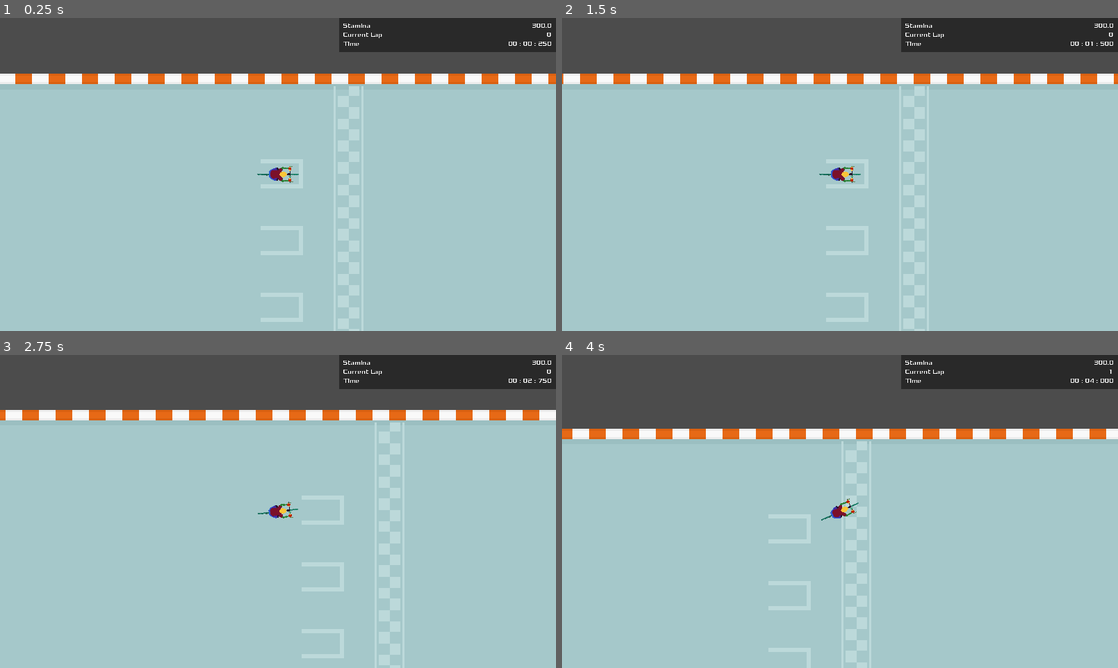
Above: before the commit, frames 1-4 (two rows, left to right).
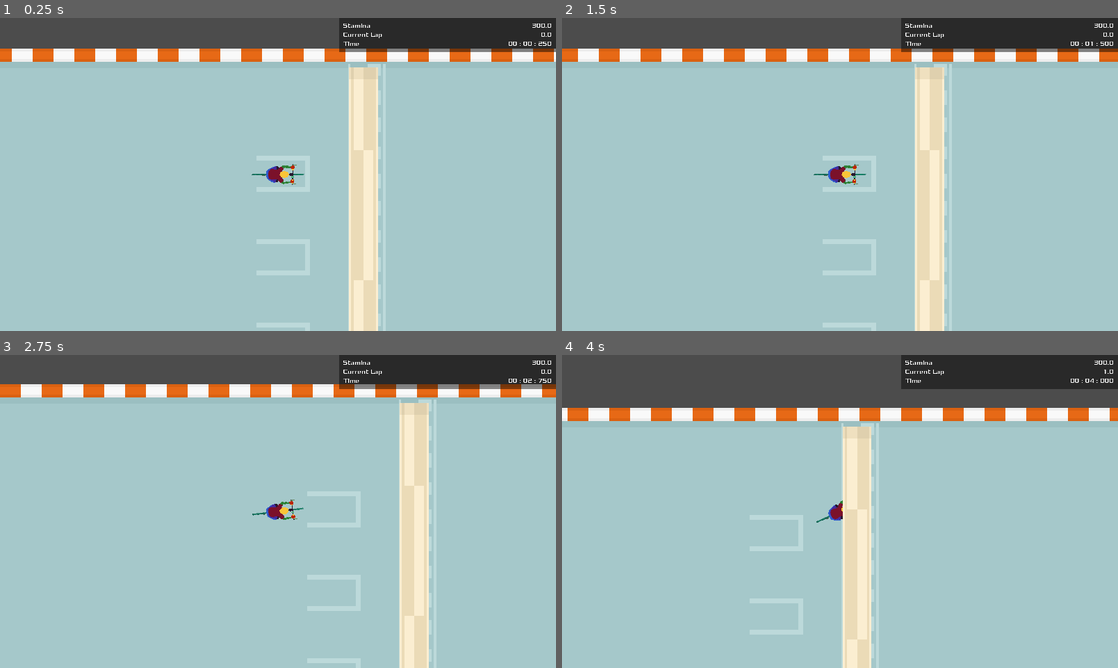
Above: after the commit, the same moments.

Repository: ivangoncharuk/Tour-de-Towson
Game: Godot game, scene res://Levels/Level.tscn
The game is run twice, just before and just after one commit, with the same random seed, the same clock (stepped at 60 frames per second) and the same inputs.
Inputs:
- Up to frame 1 (0.25 s): no input
- Up to frame 2 (1.5 s): tap Enter at 0.5 s; hold D (steer_right) 0.53-1.28 s; tap Space at 1.25 s; hold S (brake) from 1.28 s (still down)
- Up to frame 3 (2.75 s): release S (brake) at 2.03 s; hold D (steer_right) from 2.03 s (still down)
- Up to frame 4 (4 s): release D (steer_right) at 2.78 s; hold W (accelerate) 2.78-3.53 s; hold A (steer_left) from 3.53 s (still down)

The runs differ from the first frame. In frame 1, 16% of the frame differs, in the area x 0-100%, y 4-100%; in frame 2, 16%; in frame 3, 16%; in frame 4, 14%.

Commit message:
Moved player timer string logic to PlayerHUD

Diff:
--- a/Checkpoint/Checkpoint.tscn
+++ b/Checkpoint/Checkpoint.tscn
@@ -1,10 +1,10 @@
 [gd_scene load_steps=4 format=2]
 
 [ext_resource path="res://Checkpoint/Checkpoint.gd" type="Script" id=1]
-[ext_resource path="res://Assets/sprites/kenny_racetrack_tiles.png" type="Texture" id=2]
+[ext_resource path="res://Assets/sprites/tilesets/kenny_racetrack_tiles.png" type="Texture" id=2]
 
 [sub_resource type="RectangleShape2D" id=1]
-extents = Vector2( 64, 29 )
+extents = Vector2( 32, 32 )
 
 [node name="Checkpoint" type="Area2D"]
 script = ExtResource( 1 )
@@ -12,10 +12,9 @@
 [node name="Sprite" type="Sprite" parent="."]
 texture = ExtResource( 2 )
 region_enabled = true
-region_rect = Rect2( 1664, 1152, 128, 128 )
+region_rect = Rect2( 1052, 1568, 64, 64 )
 
 [node name="CollisionShape2D" type="CollisionShape2D" parent="."]
-position = Vector2( 0, -1 )
 shape = SubResource( 1 )
 
 [connection signal="body_entered" from="." to="." method="_on_Checkpoint_body_entered"]
--- a/Levels/Level.tscn
+++ b/Levels/Level.tscn
@@ -1,9 +1,10 @@
-[gd_scene load_steps=13 format=2]
+[gd_scene load_steps=14 format=2]
 
 [ext_resource path="res://Checkpoint/Checkpoint.tscn" type="PackedScene" id=1]
 [ext_resource path="res://Player/Player.tscn" type="PackedScene" id=2]
 [ext_resource path="res://ControlPanel/ControlPanel.tscn" type="PackedScene" id=3]
-[ext_resource path="res://Assets/sprites/kenny_racetrack_tiles.png" type="Texture" id=4]
+[ext_resource path="res://Assets/sprites/tilesets/kenny_racetrack_tiles.png" type="Texture" id=4]
+[ext_resource path="res://PlayerHUD/PlayerHUD.tscn" type="PackedScene" id=5]
 
 [sub_resource type="ConvexPolygonShape2D" id=2]
 points = PoolVector2Array( 0, 0, 19.6364, 0.105103, 20.7938, 128, 0, 128 )
@@ -219,6 +220,15 @@
 
 [node name="Level" type="Node2D"]
 
+[node name="HUD" type="CanvasLayer" parent="."]
+
+[node name="ControlPanel" parent="HUD" instance=ExtResource( 3 )]
+visible = false
+player_path = NodePath("../../Player")
+
+[node name="PlayerHUD" parent="HUD" instance=ExtResource( 5 )]
+player_path = NodePath("../../Player")
+
 [node name="Racetrack" type="TileMap" parent="."]
 scale = Vector2( 1.5, 1.5 )
 tile_set = SubResource( 1 )
@@ -232,19 +242,12 @@
 wheel_base = 75
 stamina_regeneration = 1.0
 
-[node name="DevTools" type="CanvasLayer" parent="."]
-
-[node name="ControlPanel" parent="DevTools" instance=ExtResource( 3 )]
-visible = false
-player_path = NodePath("../../Player")
-
 [node name="Checkpoints" type="Node2D" parent="."]
-visible = false
 
 [node name="Finish" parent="Checkpoints" instance=ExtResource( 1 )]
-position = Vector2( 2771, 479 )
+position = Vector2( 2778, 479 )
 rotation = 1.5708
-scale = Vector2( 6.88, 1 )
+scale = Vector2( 13.6282, 1.03936 )
 _is_active = true
 _is_finish_line = true
 _next_checkpoint = NodePath("../cp1")
@@ -252,10 +255,10 @@
 [node name="cp1" parent="Checkpoints" instance=ExtResource( 1 )]
 position = Vector2( 2778, 2589 )
 rotation = 1.5708
-scale = Vector2( 6.88, 1 )
+scale = Vector2( 13.56, 1 )
 _next_checkpoint = NodePath("../cp2")
 
 [node name="cp2" parent="Checkpoints" instance=ExtResource( 1 )]
 position = Vector2( 478, 1799 )
-scale = Vector2( 6.84, 1 )
+scale = Vector2( 13.4442, 1 )
 _next_checkpoint = NodePath("../Finish")
--- a/Player/Player.gd
+++ b/Player/Player.gd
@@ -1,8 +1,8 @@
 extends KinematicBody2D
 class_name Player
 
-### exports ###
 
+## movement value exports ##
 export (float) var traction_fast = 0.1
 export (float) var traction_slow = 0.7
 export (int) var engine_power = 800
@@ -14,20 +14,18 @@
 export (int) var wheel_base = 70
 export (int) var max_speed_reverse = 50
 
-### Debug ###
-var debug_draw: bool = false
-var infinite_stamina: bool = false
-
 ### Movement ###
 var acceleration := Vector2.ZERO
 var velocity := Vector2.ZERO
 var steer_direction: float
 
+### Debug ###
+var debug_draw: bool = false
+var infinite_stamina: bool = false
+
 ### Time ###
-var _time: float = 0
-var timer_on: bool = false
-var time_passed: String
-var time_str: String
+var _time: float = 0 setget set_current_time, get_current_time
+var is_timer_on: bool = false
 
 ### Stamina ###
 export var max_stamina: float = 300
@@ -35,8 +33,14 @@
 var stamina: float = max_stamina # <== starting stamina value
 
 func _ready() -> void:
-	timer_on = true
+	is_timer_on = true
+	pass
 
+func set_current_time(time: float) -> void:
+	printerr("accessed private method! Tried to set _time = %1.1f" % time)
+
+func get_current_time() -> float:
+	return _time
 
 func _physics_process(delta: float) -> void:
 	# Movement
@@ -46,19 +50,13 @@
 	_calculate_steering(delta)
 	velocity += acceleration * delta
 	velocity = move_and_slide(velocity)
+	_process_timer(delta) # player clock timer
 
-	time_passed = _process_time(delta) # clock timer
-
-	if Global.get_lap_counter() == 2:
-		print(time_passed)
-		timer_on = false
-
-
+	if Global.get_lap_counter() == 3:
+		is_timer_on = false
 
 	_handle_cheats()
 	_handle_debug()
-
-
 
 func _apply_friction() -> void:
 	if velocity.length() < 5:
@@ -67,20 +65,11 @@
 	var drag_force: Vector2 = velocity * velocity.length() * drag
 	acceleration += drag_force + friction_force
 
-"""
-Returns time_passed: String
-"""
-func _process_time(delta: float) -> String:
-	if not timer_on:				#
-		return time_str				#
-	#===========guard===============#
+func _process_timer(delta: float) -> void:
+	if not is_timer_on:
+		return
+
 	_time += delta
-	var milli_secs := fmod(_time, 1) * 1000
-	var secs := fmod(_time, 60)
-	var mins := fmod(_time, 60 * 60) / 60
-	time_str = "%02d : %02d : %03d" % [mins, secs, milli_secs]
-	return time_str
-
 
 func _handle_cheats() -> void:
 	if infinite_stamina:
@@ -88,14 +77,12 @@
 	elif not infinite_stamina and stamina > max_stamina:
 		stamina = max_stamina
 
-
 func _handle_debug() -> void:
 	$LabelContainer.visible = false
 	if debug_draw:
 		$LabelContainer.global_rotation = 0
 		$LabelContainer.visible = true
 		$LabelContainer/SpeedLabel.text = str("%3.1f" % velocity.length())
-
 
 func _get_input() -> void:
 	var turn: int = 0
@@ -116,7 +103,6 @@
 		if stamina < max_stamina:
 			stamina += stamina_regeneration
 
-
 func _calculate_steering(delta: float) -> void:
 	var rear_wheel: Vector2 = position - transform.x * wheel_base/2.0
 	var front_wheel: Vector2 = position + transform.x * wheel_base/2.0
--- a/Player/Player.tscn
+++ b/Player/Player.tscn
@@ -1,9 +1,8 @@
-[gd_scene load_steps=7 format=2]
+[gd_scene load_steps=6 format=2]
 
-[ext_resource path="res://Assets/sprites/bicyclist_pixel_art_concept.png" type="Texture" id=1]
+[ext_resource path="res://Assets/bike.png" type="Texture" id=1]
 [ext_resource path="res://Player/Player.gd" type="Script" id=2]
 [ext_resource path="res://Assets/fonts/font_x20.tres" type="DynamicFont" id=3]
-[ext_resource path="res://PlayerHUD/PlayerHUD.tscn" type="PackedScene" id=4]
 
 [sub_resource type="ParticlesMaterial" id=2]
 flag_disable_z = true
@@ -42,12 +41,9 @@
 
 [node name="Camera2D" type="Camera2D" parent="."]
 current = true
-zoom = Vector2( 2.5, 2.5 )
+zoom = Vector2( 2, 2 )
 
 [node name="CanvasLayer" type="CanvasLayer" parent="Camera2D"]
-
-[node name="PlayerHUD" parent="Camera2D/CanvasLayer" instance=ExtResource( 4 )]
-player_path = NodePath("../../..")
 
 [node name="LabelContainer" type="Node2D" parent="."]
 
--- a/PlayerHUD/PlayerHUD.gd
+++ b/PlayerHUD/PlayerHUD.gd
@@ -1,7 +1,10 @@
 extends Control
 export (NodePath) var player_path
+var player = null
 
-var player = null
+onready var _current_lap: Label = $Panel/VBoxContainer/LapCounter/CurrentLap
+onready var _stamina: Label = $Panel/VBoxContainer/StaminaContainer/Stamina
+onready var _time: Label = $Panel/VBoxContainer/TimeContainer/CurrentTime
 
 func _ready():
 	# if a path to a player exists, set the player to that path
@@ -14,8 +17,14 @@
 #		visible = !visible
 
 func _process(_delta):
-	if player:
-		$Panel/VBoxContainer/Speedometer/Stamina.text = "%3.1f" % player.stamina
-		$Panel/VBoxContainer/LapCounter/CurrentLap.text = "%d" % Global.get_lap_counter()
+	if player is Player:
+		var formatting = "%1.1f"
+		_current_lap.text = formatting % Global.get_lap_counter()
+		_stamina.text = formatting % player.stamina
+		_time.text = _format_time(player.get_current_time())
 
-		$Panel/VBoxContainer/Time/CurrentTime.text = str(player.time_passed) # nil
+func _format_time(time: float) -> String:
+	var mils := fmod(time, 1) * 1000
+	var secs := fmod(time, 60)
+	var mins := fmod(time, 60 * 60) / 60
+	return "%02d : %02d : %03d" % [mins, secs, mils]
--- a/PlayerHUD/PlayerHUD.tscn
+++ b/PlayerHUD/PlayerHUD.tscn
@@ -33,18 +33,18 @@
 margin_right = 490.0
 margin_bottom = 75.0
 
-[node name="Speedometer" type="HBoxContainer" parent="Panel/VBoxContainer"]
+[node name="StaminaContainer" type="HBoxContainer" parent="Panel/VBoxContainer"]
 margin_right = 480.0
 margin_bottom = 19.0
 
-[node name="Label" type="Label" parent="Panel/VBoxContainer/Speedometer"]
+[node name="Label" type="Label" parent="Panel/VBoxContainer/StaminaContainer"]
 margin_right = 443.0
 margin_bottom = 19.0
 size_flags_horizontal = 3
 custom_fonts/font = ExtResource( 2 )
 text = "Stamina"
 
-[node name="Stamina" type="Label" parent="Panel/VBoxContainer/Speedometer"]
+[node name="Stamina" type="Label" parent="Panel/VBoxContainer/StaminaContainer"]
 margin_left = 447.0
 margin_right = 480.0
 margin_bottom = 19.0
@@ -70,19 +70,19 @@
 custom_fonts/font = ExtResource( 2 )
 text = "2"
 
-[node name="Time" type="HBoxContainer" parent="Panel/VBoxContainer"]
+[node name="TimeContainer" type="HBoxContainer" parent="Panel/VBoxContainer"]
 margin_top = 46.0
 margin_right = 480.0
 margin_bottom = 65.0
 
-[node name="Label" type="Label" parent="Panel/VBoxContainer/Time"]
+[node name="Label" type="Label" parent="Panel/VBoxContainer/TimeContainer"]
 margin_right = 391.0
 margin_bottom = 19.0
 size_flags_horizontal = 3
 custom_fonts/font = ExtResource( 2 )
 text = "Time"
 
-[node name="CurrentTime" type="Label" parent="Panel/VBoxContainer/Time"]
+[node name="CurrentTime" type="Label" parent="Panel/VBoxContainer/TimeContainer"]
 margin_left = 395.0
 margin_right = 480.0
 margin_bottom = 19.0
Renamed: Assets/sprites/bicyclist_pixel_art_concept.png -> Assets/bike.png
Not shown, changed: Assets/bike.png.import
Renamed: Assets/sprites/checkered_flag.png -> Assets/sprites/prototype/checkered_flag.png
Not shown, changed: Assets/sprites/prototype/checkered_flag.png.import
Not shown, changed: Assets/sprites/prototype/checkpoint_flag.png.import
Renamed: Assets/sprites/double_lane_road.png -> Assets/sprites/prototype/double_lane_road.png
Not shown, changed: Assets/sprites/prototype/double_lane_road.png.import
Renamed: Assets/sprites/kenny_objects.png -> Assets/sprites/tilesets/kenny_objects.png
Not shown, changed: Assets/sprites/tilesets/kenny_objects.png.import
Renamed: Assets/sprites/kenny_racetrack_tiles.png -> Assets/sprites/tilesets/kenny_racetrack_tiles.png
Not shown, changed: Assets/sprites/tilesets/kenny_racetrack_tiles.png.import
Renamed: Assets/sprites/modernish_roads.png -> Assets/sprites/tilesets/modernish_roads.png
(and 5 more such lines)
